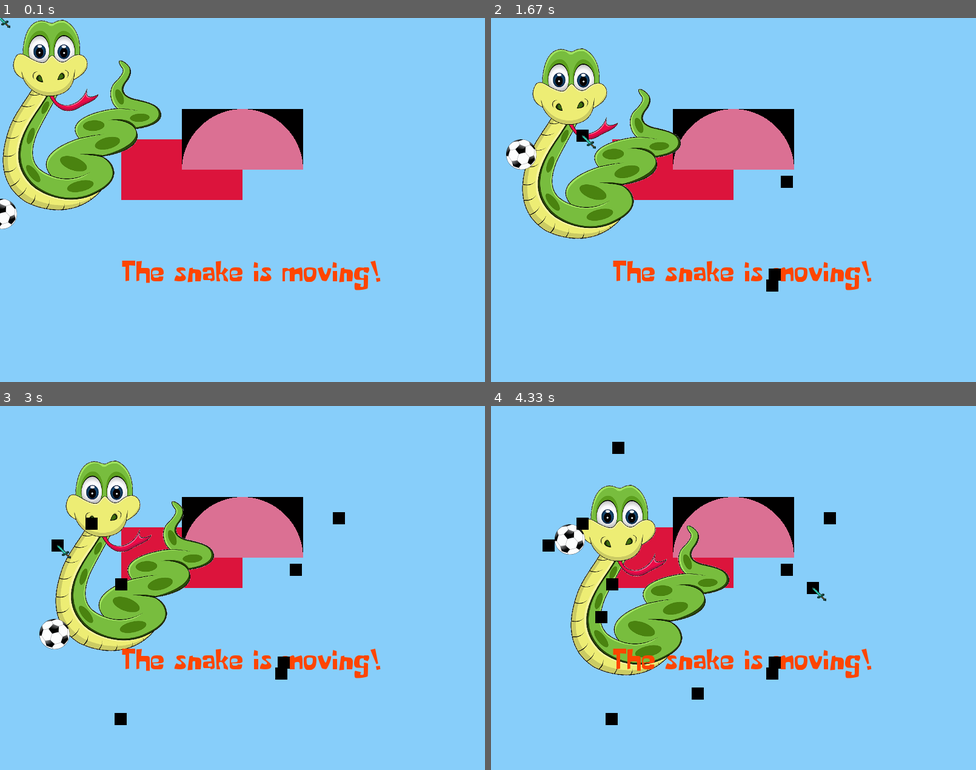
Above: before the commit, frames 1-4 (two rows, left to right).
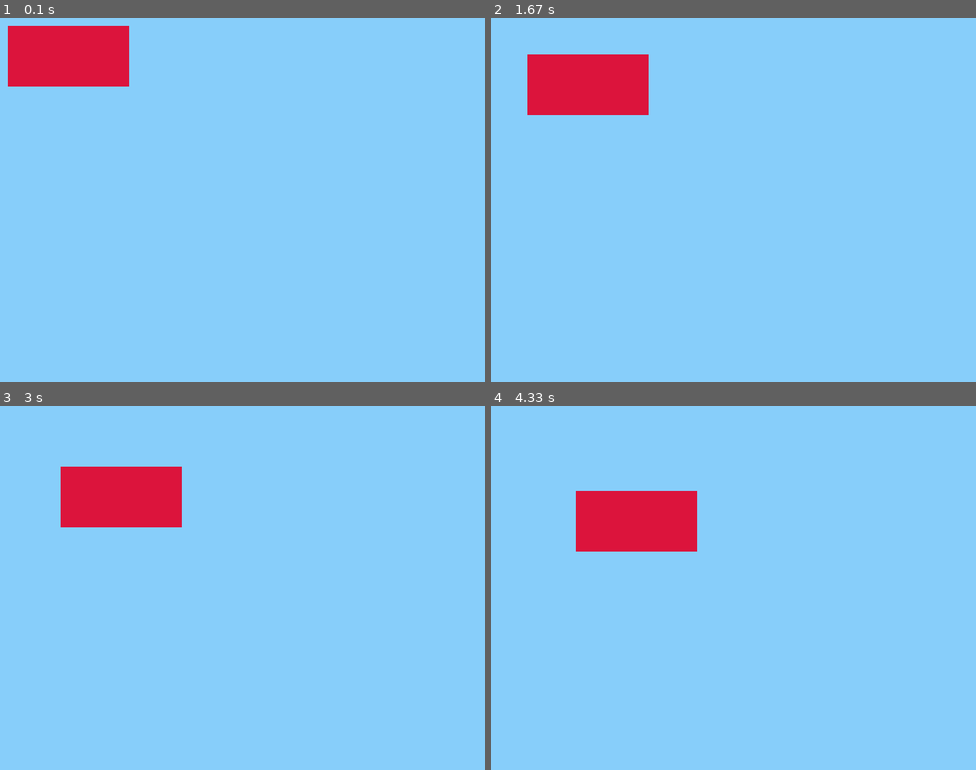
Above: after the commit, the same moments.

Repository: bitjungle/PygameTemplate
Game: pygame game, started from pygame-template.py
The game is run twice, just before and just after one commit, with the same random seed, the same clock (stepped at 60 frames per second) and the same inputs.
Inputs (mouse positions are in pixels of both pictures, inside the frame that each line leads up to):
- Up to frame 1 (0.1 s): no input
- Up to frame 2 (1.67 s): press the mouse at (617, 203) at 0.37 s; move the mouse to (699, 243) at 0.47 s; release the mouse at (782, 280) at 0.6 s; press the mouse at (617, 203) at 0.7 s; move the mouse to (699, 247) at 0.8 s; release the mouse at (777, 291) at 0.93 s; press the mouse at (617, 203) at 1.03 s; move the mouse to (704, 196) at 1.13 s; release the mouse at (791, 189) at 1.27 s; press the mouse at (617, 203) at 1.37 s; move the mouse to (602, 170) at 1.47 s; release the mouse at (588, 141) at 1.6 s
- Up to frame 3 (3 s): press the mouse at (126, 591) at 1.7 s; move the mouse to (232, 558) at 1.8 s; release the mouse at (344, 522) at 1.93 s; press the mouse at (126, 591) at 2.03 s; move the mouse to (126, 591) at 2.13 s; release the mouse at (126, 591) at 2.27 s; press the mouse at (126, 591) at 2.37 s; move the mouse to (126, 657) at 2.47 s; release the mouse at (126, 726) at 2.6 s; press the mouse at (126, 591) at 2.7 s; move the mouse to (97, 569) at 2.8 s; release the mouse at (63, 551) at 2.93 s
- Up to frame 4 (4.33 s): press the mouse at (617, 591) at 3.03 s; move the mouse to (612, 606) at 3.13 s; release the mouse at (607, 624) at 3.27 s; press the mouse at (617, 591) at 3.37 s; move the mouse to (660, 646) at 3.47 s; release the mouse at (704, 700) at 3.6 s; press the mouse at (617, 591) at 3.7 s; move the mouse to (621, 522) at 3.8 s; release the mouse at (626, 453) at 3.93 s; press the mouse at (617, 591) at 4.03 s; move the mouse to (718, 591) at 4.13 s; release the mouse at (820, 595) at 4.27 s

The runs differ from the first frame. In frame 1, 19% of the frame differs, in the area x 0-79%, y 0-75%; in frame 2, 18%; in frame 3, 18%; in frame 4, 17%.

Commit message:
making a minimal template

Diff:
--- a/pygame-template.py
+++ b/pygame-template.py
@@ -24,52 +24,16 @@
 SCREEN_BG_COLOR = color.lightskyblue # From pygame_template_colors.py
 FPS = 30             # Frames per second
 
+# Creating objects -----------------------------------------------------
+myrect = objects.Rectangle(top=10, left=10,
+                           width=200, height=100,
+                           dx=1, dy=1,
+                           fill=color.crimson)
+
 # https://www.pygame.org/docs/ref/display.html#pygame.display.set_mode
 screen = pygame.display.set_mode((DISPLAY_WIDTH, DISPLAY_HEIGHT))
 # https://www.pygame.org/docs/ref/display.html#pygame.display.set_caption
 pygame.display.set_caption(WINDOW_TITLE)
-
-# Creating objects -----------------------------------------------------
-snake = objects.Image(imagefile='snake.png',
-                      dx=1,
-                      dy=1)
-ball = objects.Image(imagefile='football.png',
-                     top=300,
-                     left=0,
-                     width=50,
-                     height=50)
-sword = objects.Image(imagefile='sword.png',
-                      width=25,
-                      height=25)
-text = objects.Text(fontfile='Some-Time-Later.ttf',
-                    fontsize=48,
-                    text='The snake is moving!',
-                    top=400,
-                    left=200,
-                    fontcolor=color.orangered)
-myrect = objects.Rectangle(top=200,
-                           left=200,
-                           width=200,
-                           height=100,
-                           fill=color.crimson)
-mycircle = objects.Circle(radius=100,
-                          width=200,
-                          height=100,
-                          top=150,
-                          left=300,
-                          border=0,
-                          fill=color.palevioletred)
-
-
-mymouse = objects.MousePointer(sword)
-black_holes = []
-def make_black_hole(x, y, rad):
-    return objects.Circle(radius=rad, width=rad*2, height=rad*2,
-                         fill=color.black, top=y-rad*2, left=x-rad*2,
-                         border=0)
-
-ball_x = 0           # Ball x start position
-ball_x_direction = 1 # Ball x direction speed (px)
 
 running = True # The program will run as long as this variable is true
 
@@ -79,36 +43,16 @@
         # https://www.pygame.org/docs/ref/event.html
         if event.type == pygame.QUIT:
             running = False # Exiting the main loop
-        if event.type == pygame.MOUSEBUTTONUP:
-            pos = pygame.mouse.get_pos() # Get pos when user release button
-            black_holes.append(make_black_hole(pos[0], pos[1], 10))
 
-    screen.fill(SCREEN_BG_COLOR) # Clear the screen
+    # Clear the screen -------------------------------------------------
+    screen.fill(SCREEN_BG_COLOR)
 
-    snake.move() # Moving the snake using the given offset pixels
-    if snake.rect.top + snake.rect.height > DISPLAY_HEIGHT or snake.rect.top < 0:
-        snake.flip_dy()
-    if snake.rect.left + snake.rect.width > DISPLAY_WIDTH or snake.rect.left < 0:
-        snake.flip_dx()
-
-    ball_x += ball_x_direction # Moving the ball
-    ball_y = 300 + 100*math.sin(ball_x*(1/(4*math.pi)))
-    ball.move_to(x=ball_x, y=ball_y)
-    if ball.rect.left + ball.rect.width > DISPLAY_WIDTH or ball_x < 0:
-        ball_x_direction *= -1 # Flip the ball x direction
+    # Do stuff ---------------------------------------------------------
+    myrect.move() # Moving the rectangle using the given offset pixels
 
     # Refreshing the screen --------------------------------------------
     # https://www.pygame.org/docs/ref/surface.html#pygame.Surface.blit
     screen.blit(myrect.surf, myrect.rect)     # Drawing the rectangle
-    screen.blit(mycircle.surf, mycircle.rect) # Drawing the circle
-    screen.blit(snake.surf, snake.rect)       # Drawing the snake
-    screen.blit(ball.surf, ball.rect)         # Drawing the ball
-    screen.blit(text.surf, text.rect)         # Drawing the text
-    for b in black_holes: # Draw all the black holes we have made so far
-        screen.blit(b.surf, b.rect)
-
-    mymouse.update()
-    screen.blit(mymouse.obj.surf, mymouse.obj.rect)
 
     # https://www.pygame.org/docs/ref/display.html#pygame.display.flip
     pygame.display.flip()
--- /dev/null
+++ b/pygame-template_demo.py
@@ -0,0 +1,123 @@
+''' Pygame Template Demo
+
+A pygame template to get my students quickly up and running.
+
+Copyright (C) 2020 BITJUNGLE Rune Mathisen
+This code is licensed under a GPLv3 license
+See http://www.gnu.org/licenses/gpl-3.0.html
+'''
+import sys
+import math
+import pygame
+import pygame_template_colors as color
+import pygame_template_objects as objects
+
+# https://www.pygame.org/docs/ref/pygame.html#pygame.init
+pygame.init()
+# https://www.pygame.org/docs/ref/time.html#pygame.time.Clock
+clock = pygame.time.Clock()
+
+# Screen settings ------------------------------------------------------
+DISPLAY_WIDTH = 800  # pixels
+DISPLAY_HEIGHT = 600 # pixels
+WINDOW_TITLE = 'Pygame Template Demo'
+SCREEN_BG_COLOR = color.lightskyblue # From pygame_template_colors.py
+FPS = 30             # Frames per second
+
+# https://www.pygame.org/docs/ref/display.html#pygame.display.set_mode
+screen = pygame.display.set_mode((DISPLAY_WIDTH, DISPLAY_HEIGHT))
+# https://www.pygame.org/docs/ref/display.html#pygame.display.set_caption
+pygame.display.set_caption(WINDOW_TITLE)
+
+# Creating objects -----------------------------------------------------
+snake = objects.Image(imagefile='snake.png',
+                      dx=1,
+                      dy=1)
+ball = objects.Image(imagefile='football.png',
+                     top=300,
+                     left=0,
+                     width=50,
+                     height=50)
+sword = objects.Image(imagefile='sword.png',
+                      width=25,
+                      height=25)
+text = objects.Text(fontfile='Some-Time-Later.ttf',
+                    fontsize=48,
+                    text='The snake is moving!',
+                    top=400,
+                    left=200,
+                    fontcolor=color.orangered)
+myrect = objects.Rectangle(top=200,
+                           left=200,
+                           width=200,
+                           height=100,
+                           fill=color.crimson)
+mycircle = objects.Circle(radius=100,
+                          width=200,
+                          height=100,
+                          top=150,
+                          left=300,
+                          border=0,
+                          fill=color.palevioletred)
+
+
+mymouse = objects.MousePointer(sword)
+black_holes = []
+def make_black_hole(x, y, rad):
+    return objects.Circle(radius=rad, width=rad*2, height=rad*2,
+                         fill=color.black, top=y-rad*2, left=x-rad*2,
+                         border=0)
+
+ball_x = 0           # Ball x start position
+ball_x_direction = 1 # Ball x direction speed (px)
+
+running = True # The program will run as long as this variable is true
+
+# Main loop ------------------------------------------------------------
+while running:
+    for event in pygame.event.get(): # Looking for keyboard/mouse events
+        # https://www.pygame.org/docs/ref/event.html
+        if event.type == pygame.QUIT:
+            running = False # Exiting the main loop
+        if event.type == pygame.MOUSEBUTTONUP:
+            pos = pygame.mouse.get_pos() # Get pos when user release button
+            black_holes.append(make_black_hole(pos[0], pos[1], 10))
+
+    # Clear the screen -------------------------------------------------
+    screen.fill(SCREEN_BG_COLOR)
+
+    # Do stuff ---------------------------------------------------------
+    snake.move() # Moving the snake using the given offset pixels
+    if snake.rect.top + snake.rect.height > DISPLAY_HEIGHT or snake.rect.top < 0:
+        snake.flip_dy()
+    if snake.rect.left + snake.rect.width > DISPLAY_WIDTH or snake.rect.left < 0:
+        snake.flip_dx()
+
+    ball_x += ball_x_direction # Moving the ball
+    ball_y = 300 + 100*math.sin(ball_x*(1/(4*math.pi)))
+    ball.move_to(x=ball_x, y=ball_y)
+    if ball.rect.left + ball.rect.width > DISPLAY_WIDTH or ball_x < 0:
+        ball_x_direction *= -1 # Flip the ball x direction
+
+    # Refreshing the screen --------------------------------------------
+    # https://www.pygame.org/docs/ref/surface.html#pygame.Surface.blit
+    screen.blit(myrect.surf, myrect.rect)     # Drawing the rectangle
+    screen.blit(mycircle.surf, mycircle.rect) # Drawing the circle
+    screen.blit(snake.surf, snake.rect)       # Drawing the snake
+    screen.blit(ball.surf, ball.rect)         # Drawing the ball
+    screen.blit(text.surf, text.rect)         # Drawing the text
+    for b in black_holes: # Draw all the black holes we have made so far
+        screen.blit(b.surf, b.rect)
+
+    mymouse.update()
+    screen.blit(mymouse.obj.surf, mymouse.obj.rect)
+
+    # https://www.pygame.org/docs/ref/display.html#pygame.display.flip
+    pygame.display.flip()
+    # https://www.pygame.org/docs/ref/time.html#pygame.time.Clock.tick
+    clock.tick(FPS)
+
+# Exiting --------------------------------------------------------------
+# https://www.pygame.org/docs/ref/pygame.html#pygame.quit
+pygame.quit()
+sys.exit()
